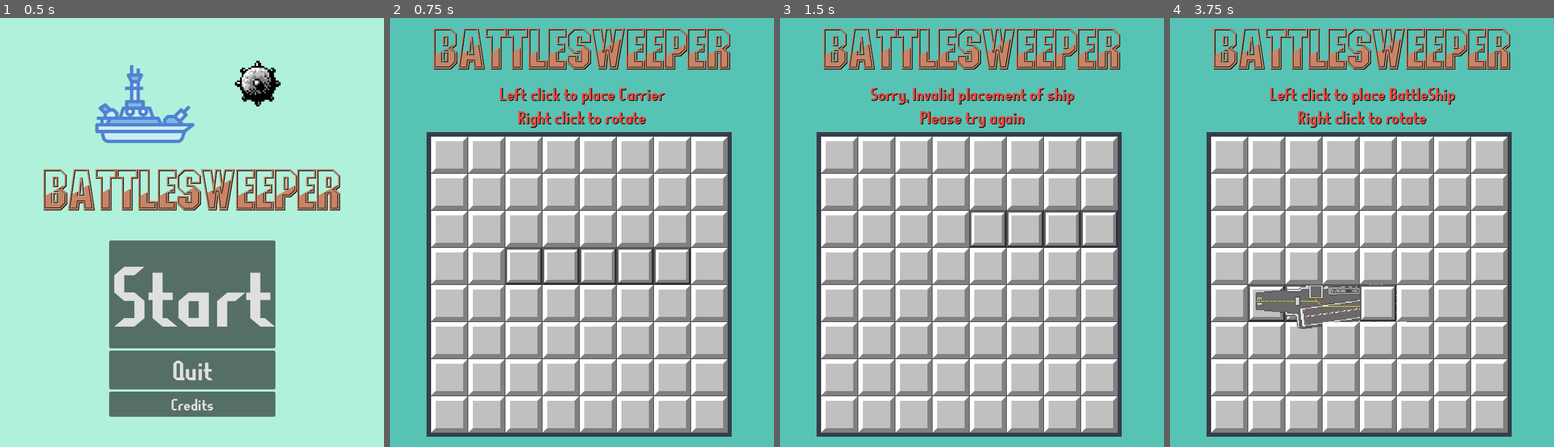
Above: before the commit, frames 1-4 (left to right).
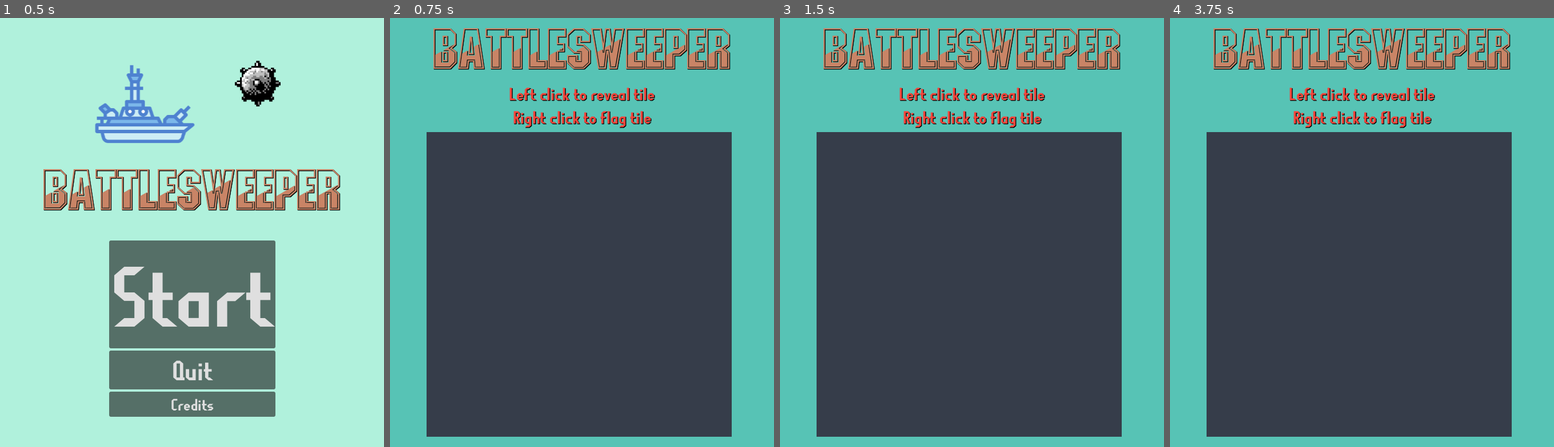
Above: after the commit, the same moments.

Repository: OverTimeChaos/BattleSweeper
Game: Godot game, scene res://Codes and Screens/TitleScreen.tscn
Two runs of this game, one before a commit and one after it. Both use one fixed random seed, a clock stepped at 60 frames per second and the inputs below.
Inputs (mouse positions are in pixels of both pictures, inside the frame that each line leads up to):
- Up to frame 1 (0.5 s): no input
- Up to frame 2 (0.75 s): click "Start" at 0.5 s
- Up to frame 3 (1.5 s): tap Enter (Enter) at 1.25 s; move the mouse to (1056, 211) at 1.27 s; press the mouse at (1056, 211) at 1.28 s
- Up to frame 4 (3.75 s): right-click (1446, 211) at 1.55 s; tap Enter (Enter) at 2, 2.75, 2.85, 3.5 s; move the mouse to (1285, 253) at 2.02 s; release the mouse at (1285, 253) at 2.03 s; right-click (1285, 253) at 2.1 s; click (1285, 253) at 2.3 s; move the mouse to (1400, 138) at 2.77 s; hold Right mouse button (RightClick) 2.78-3.53 s; click (1400, 138) at 2.92 s; move the mouse to (1342, 318) at 3.52 s; click (1342, 318) at 3.6 s

Frame 1 is identical in both runs. In frame 2, 53% of the frame differs, in the area x 10-88%, y 16-97%; in frame 3, 54%; in frame 4, 54%.
Error after the commit: Parse Error: Expected closing ")" after call arguments. (res://Codes)

Commit message:
switch

Diff:
--- a/Godot project/Codes and Screens/Carrier.gd
+++ b/Godot project/Codes and Screens/Carrier.gd
@@ -1,10 +1,7 @@
 extends Node2D
 
 # Called every frame. 'delta' is the elapsed time since the previous frame.
-func _ready ():
-	StandAlone.BeginGame()
 func _process(delta): #corrects the spirtes of the ship every frame
-
 	$BoxContainer/Front.frame = StandAlone.carrier[0]
 	$BoxContainer/Middle.frame = StandAlone.carrier[1]
 	$BoxContainer/Middle2.frame = StandAlone.carrier[2]
--- a/Godot project/Codes and Screens/HUDComplete.gd
+++ b/Godot project/Codes and Screens/HUDComplete.gd
@@ -3,7 +3,7 @@
 
 # Called when the node enters the scene tree for the first time.
 func _ready():
-	StandAlone.PlayerScore += 1 #adds one to the PlayerScore everytime the level is complete
+	StandAlone.PlayerScore +=  1 #adds one to the PlayerScore everytime the level is complete
 	$VBoxContainer/HBoxContainer/Number.text = str(StandAlone.PlayerScore)
 # Called every frame. 'delta' is the elapsed time since the previous frame.
 func _process(delta):
@@ -11,5 +11,5 @@
 
 #starts the level
 func _on_start_button_pressed():
+	StandAlone.LevelReset() #Resets some values and begins the level anew
 	get_tree().change_scene_to_file("res://Codes and Screens/MainGame.tscn") #Swtiches to the main game screen
-	StandAlone.LevelReset() #Resets some values and begins the level anew
--- a/Godot project/Codes and Screens/Mechanics.gd
+++ b/Godot project/Codes and Screens/Mechanics.gd
@@ -11,7 +11,8 @@
 var occupied  = 0
 var hovered = false
 var rotating = false
-var pn = 0 # which ship is currently being selected (Carrier,Battleship,Cruiser,Submarine,Destroyer) in order
+var shipnumber = 0 # which ship is currently being selected (Carrier,Battleship,Cruiser,Submarine,Destroyer) in order
+var tilenumber = 0
 var mouseinside = false
 const placing = "placing"
 const default = "default"
@@ -20,6 +21,7 @@
 
 #Calls when the scene is opened
 func _ready():
+
 	Input.warp_mouse(Vector2(361,434))
 	Events.NodePosition.connect(Nodepostioned) #connects a signal that reports the nodes position
 	#Spreads the tiles evenly per 65px from left corner of MineSpace rect
@@ -29,7 +31,9 @@
 			t.position = Vector2(r, c)*65
 			add_child(t)
 	tiles = get_children()
+
 	StandAlone.ShipPlacement = true
+
 
 func _process(delta):
 	if StandAlone.ShipPlacement == true and StandAlone.interact == true:
@@ -60,9 +64,9 @@
 	var offsets = []
 	var occupiedchecking = [] # checks for if the occupied value is on a tile
 	nodes = [] #array of nodes
-	if pn < 5 and StandAlone.arrayShips[pn].count(1) > 0 :
-		Events.emit_signal("EventTrigger",placing,StandAlone.ships[pn])
-		offsets =  StandAlone.shipoffersetter(pn,rotating) #grabs offsets
+	if shipnumber < 5 and StandAlone.arrayShips[shipnumber].count(1) > 0 :
+		Events.emit_signal("EventTrigger",placing,StandAlone.ships[shipnumber])
+		offsets =  StandAlone.shipoffersetter(shipnumber,rotating) #grabs offsets
 		nodes.append(noded)
 		for offset in offsets: #highlights the nodes
 			for tile in tiles:
@@ -74,11 +78,17 @@
 			for node in nodes:
 				occupiedchecking.append(node.IsOccupied)
 			occupied = occupiedchecking.count(true)
-			if occupied == 0 and  len(occupiedchecking)== len(StandAlone.arrayShips[pn]): #prevents invalid placements
+			if occupied == 0 and  len(occupiedchecking)== len(StandAlone.arrayShips[shipnumber]): #prevents invalid placements
+				tilenumber = 0
 				for node in nodes:
 					node.IsOccupied = true
-					noded.tilespriter(pn,rotating)
-				pn += 1
+					while tilenumber < len(StandAlone.arrayShips[shipnumber]:
+						match tilenumber:
+							0,1,:
+								round()
+				noded.tilespriter(shipnumber,rotating)
+				move_child(noded,-1)
+				shipnumber += 1
 			else:
 				Events.emit_signal("EventTrigger",invalid,null)
 				StandAlone.interact =  false
@@ -91,12 +101,13 @@
 				rotating = true
 			else:
 				rotating = false
-	elif pn == 5: # sets the mines
+
+	elif shipnumber == 5: # sets the mines
 		Events.emit_signal("EventTrigger",default,null)
 		SetMines() #sets mines after all ships are placed
 		StandAlone.ShipPlacement = false
 	else:
-		pn += 1
+		shipnumber += 1
 
 
 # function to hide Covered sprite on tiles
--- a/Godot project/Codes and Screens/StandAlone.gd
+++ b/Godot project/Codes and Screens/StandAlone.gd
@@ -34,11 +34,14 @@
 var ShipPlacement = false
 
 #Variable used to save scores
-var PlayerScore = 10001
+var PlayerScore = 0
 
 
 #tile variables
 var interact = true
+
+var firstleveldone = false
+
 #Set values at the start
 func BeginGame():
 	carrier = [1,1,1,1,1]
@@ -53,7 +56,7 @@
 	ShipParts = 17
 	MineFlagged = 0
 	TilesRemain = 64-(MineNumber+ShipParts)
-	TilesUncovered = 0-(ShipParts)
+	TilesUncovered = 0
 	Complete = false
 	GameOver = false
 	PlayerScore = 0
@@ -66,7 +69,7 @@
 	ShipParts = 17
 	MineFlagged = 0
 	TilesRemain = 64-(MineNumber+ShipParts)
-	TilesUncovered = 0-(ShipParts)
+	TilesUncovered = 0
 	Complete = false
 
 
--- a/Godot project/Codes and Screens/Tile.gd
+++ b/Godot project/Codes and Screens/Tile.gd
@@ -21,42 +21,43 @@
 
 
 func uncover(): #function for uncovering a tile
-	if Flagged == false and Covered == true: #if the tile is not flagged and a cover exists, player can uncover tile
-		$Covered.hide() #hides the "Covered" sprite
-
-		if IsMine == true: #if the tile is a mine, the mine will explode creating a radius
-			Covered = false
-			Events.emit_signal("EventTrigger",boom,null)  #changes text to explosion message
-			await get_tree().create_timer(1.0).timeout # shows the mine before it mine explosion frame
-			StandAlone.MineNumber -= 1
-			$Mine.hide()
-			explode()
-			for tile in GetSurroundings(): #calls the GetSurroundings function to found the Surroundings mines
-				tile.explode()
-			await get_tree().create_timer(1.0).timeout # shows the mine before it mine explosion frame
-			Events.emit_signal("EventTrigger", default,null) #sets it back to default message
-			$Numbers.set_frame(9)
-
-		elif IsMine == false: #if the tile is not a mine, the game proceeds
-			StandAlone.TilesUncovered += 1 #adds 1 to tiles opened for completion condition
-			Covered = false #Removes the "Covered" sprite
-
-
-			var SurroundMineCount = 0 #displays the number of bombs around the uncovered tile in a 1 tile radius
-			for tile in GetSurroundings(): #calls the GetSurroundings function to found the Surroundings mines
-				if tile.IsMine:
-					SurroundMineCount += 1 #varibale used to assign uncovered tile texture
-			if SurroundMineCount > 0: #if there is a mine touching
-				$Numbers.set_frame(SurroundMineCount) # Set the right number texture for amount of mines touching
-			else:
-				for tile in GetSurroundings():
-					if tile.Covered:
-						#uncovers tiles that don't have tocuhing mines to save the player from serprate uncovering each non mine touching tile
-						tile.uncover()
-
-		#Completion condition. If mines needed to be flagged have been flagged or tiles to be opened have been opened
-		if StandAlone.MineFlagged == StandAlone.MineNumber or StandAlone.TilesUncovered == StandAlone.TilesRemain:
-			get_tree().change_scene_to_file("res://Codes and Screens/CompleteScreen.tscn") #Swtiches to the complete level screen
+	if IsOccupied == false:
+		if Flagged == false and Covered == true: #if the tile is not flagged and a cover exists, player can uncover tile
+			$Covered.hide() #hides the "Covered" sprite
+
+			if IsMine == true: #if the tile is a mine, the mine will explode creating a radius
+				Covered = false
+				Events.emit_signal("EventTrigger",boom,null)  #changes text to explosion message
+				await get_tree().create_timer(1.0).timeout # shows the mine before it mine explosion frame
+				StandAlone.MineNumber -= 1
+				$Mine.hide()
+				explode()
+				for tile in GetSurroundings(): #calls the GetSurroundings function to found the Surroundings mines
+					tile.explode()
+				await get_tree().create_timer(1.0).timeout # shows the mine before it mine explosion frame
+				Events.emit_signal("EventTrigger", default,null) #sets it back to default message
+				$Numbers.set_frame(9)
+
+			elif IsMine == false: #if the tile is not a mine, the game proceeds
+				StandAlone.TilesUncovered += 1 #adds 1 to tiles opened for completion condition
+				Covered = false #Removes the "Covered" sprite
+
+
+				var SurroundMineCount = 0 #displays the number of bombs around the uncovered tile in a 1 tile radius
+				for tile in GetSurroundings(): #calls the GetSurroundings function to found the Surroundings mines
+					if tile.IsMine:
+						SurroundMineCount += 1 #varibale used to assign uncovered tile texture
+				if SurroundMineCount > 0: #if there is a mine touching
+					$Numbers.set_frame(SurroundMineCount) # Set the right number texture for amount of mines touching
+				else:
+					for tile in GetSurroundings():
+						if tile.Covered:
+							#uncovers tiles that don't have tocuhing mines to save the player from serprate uncovering each non mine touching tile
+							tile.uncover()
+
+			#Completion condition. If mines needed to be flagged have been flagged or tiles to be opened have been opened
+			if StandAlone.MineFlagged == StandAlone.MineNumber or StandAlone.TilesUncovered == StandAlone.TilesRemain:
+				get_tree().change_scene_to_file("res://Codes and Screens/CompleteScreen.tscn") #Swtiches to the complete level screen
 
 
 func GetSurroundings(): #function for getting a tile's surroundings for neighbouring mines
@@ -82,42 +83,43 @@
 
 func ToggleFlag(): #function for toggling on and off a flag on a tile
 #Primary check for if tile is still covered
-	if Covered:
-
-		#if the tile is not flagged, flag the tile
-		if Flagged == false:
-			$Flag.show()
-			Flagged = true
-
-				# if the unflagged tile does not contain a mine, remove 1 to MineFlagged for completion condition
-			if IsMine == false:
-				StandAlone.MineFlagged -= 1
-
-			#if the flagged tile contains a mine, adds 1 to MineFlagged for complete condition
-			if IsMine== true:
-				StandAlone.MineFlagged += 1
-
-			#Check if player has completed the level. Complete condition
-			if StandAlone.MineFlagged == StandAlone.MineNumber or StandAlone.TilesUncovered == StandAlone.TilesRemain:
-					get_tree().change_scene_to_file("res://Codes and Screens/CompleteScreen.tscn") #Swtiches to the complete level screen
-
-		#If the tile is already flagged, unflag the tile
-		elif Flagged == true:
-			$Flag.hide()
-
-			# if the unflagged tile does not contain a mine, add 1 to MineFlagged for completion condition
-			if IsMine == false:
-				StandAlone.MineFlagged += 1
+	if IsOccupied == false:
+		if Covered:
+
+			#if the tile is not flagged, flag the tile
+			if Flagged == false:
+				$Flag.show()
+				Flagged = true
+
+					# if the unflagged tile does not contain a mine, remove 1 to MineFlagged for completion condition
+				if IsMine == false:
+					StandAlone.MineFlagged -= 1
+
+				#if the flagged tile contains a mine, adds 1 to MineFlagged for complete condition
+				if IsMine== true:
+					StandAlone.MineFlagged += 1
+
+				#Check if player has completed the level. Complete condition
 				if StandAlone.MineFlagged == StandAlone.MineNumber or StandAlone.TilesUncovered == StandAlone.TilesRemain:
 						get_tree().change_scene_to_file("res://Codes and Screens/CompleteScreen.tscn") #Swtiches to the complete level screen
-			#if the unflagged tile contains a mine, remove 1 to MineFlagged for completion condition
-			if IsMine == true:
-				StandAlone.MineFlagged -= 1
-			Flagged = false
-		#secondary check if the cover is still on the tile
-		#if the cover has already been uncovered, the code will do nothing thus the input will do nothing
-		elif Covered == false:
-			pass
+
+			#If the tile is already flagged, unflag the tile
+			elif Flagged == true:
+				$Flag.hide()
+
+				# if the unflagged tile does not contain a mine, add 1 to MineFlagged for completion condition
+				if IsMine == false:
+					StandAlone.MineFlagged += 1
+					if StandAlone.MineFlagged == StandAlone.MineNumber or StandAlone.TilesUncovered == StandAlone.TilesRemain:
+							get_tree().change_scene_to_file("res://Codes and Screens/CompleteScreen.tscn") #Swtiches to the complete level screen
+				#if the unflagged tile contains a mine, remove 1 to MineFlagged for completion condition
+				if IsMine == true:
+					StandAlone.MineFlagged -= 1
+				Flagged = false
+			#secondary check if the cover is still on the tile
+			#if the cover has already been uncovered, the code will do nothing thus the input will do nothing
+			elif Covered == false:
+				pass
 
 func explode(): #shows the explosion sprite
 	Exploded = true #sets tile to exploded so that if ship part is on exploded it will damage the ship part
@@ -151,41 +153,71 @@
 	if bool == false:
 		$Covered.set_frame(0) #As the mouses unohoveres over a tile it changes to indicate that the tile is not being selected
 
-func tilespriter(ship,rotate):
+func tilespriter(ship,rotating):
+	var turn = randi_range(0,1)
 	match ship:
 		0:
-			if rotate == true:
-				$Carrier.rotation = 90
+			if rotating == true:
+				if turn == 1:
+					$Carrier.rotation_degrees = 270
+				else:
+					$Carrier.rotation_degrees = 90
+			else:
+				if turn == 1:
+					$Carrier.rotation_degrees = 180
 			$Carrier.show()
 		1:
-			if rotate == true:
-				$BattleShip.rotation = 90
+			if rotating == true:
+				if turn == 1:
+					$BattleShip.rotation_degrees  = 270
+				else:
+					$BattleShip.rotation_degrees  = 90
 				$BattleShip.position = Vector2(103.145,203.66)
+			else:
+				if turn == 1:
+					$BattleShip.rotation_degrees  = 180
 			$BattleShip.show()
 		2:
-			if rotate == true:
-				$Cursier.rotation = 90
-
+			if rotating == true:
+				if turn == 1:
+					$Cursier.rotation_degrees = 270
+				else:
+					$Cursier.rotation_degrees = 90
+			else:
+				if turn == 1:
+					$Cursier.rotation_degrees = 180
 			$Cursier.show()
 		3:
-			if rotate == true:
-				$Submarine.rotation = 90
+			if rotating == true:
+				if turn == 1:
+					$Submarine.rotation_degrees = 270
+				else:
+					$Submarine.rotation_degrees = 90
+			else:
+				if turn == 1:
+					$Submarine.rotation_degrees = 180
 			$Submarine.show()
 		4:
-			if rotate == true:
-				$Destoryer.rotation = 90
-				$Destoryer.position = Vector2(105,205)
+			if rotating == true:
+				if turn == 1:
+					$Destoryer.rotation_degrees  = 270
+				else:
+					$Destoryer.rotation_degrees  = 90
+				$Destoryer.position = Vector2(103,208)
+			else:
+				if turn == 1:
+					$Destoryer.rotation_degrees  = 180
 			$Destoryer.show()
 
 func _on_control_mouse_entered():
 	if StandAlone.ShipPlacement == true and StandAlone.interact == true:
 		Events.emit_signal("NodePosition",self,position)
-	elif StandAlone.ShipPlacement == false:
+	elif StandAlone.ShipPlacement == false and IsOccupied == false :
 		$Covered.set_frame(1) #As the mouses hovers over a tile it changes to indicate that the tile is being selected
 func _on_control_mouse_exited():
 	if StandAlone.ShipPlacement == true and StandAlone.interact == true:
 		Events.emit_signal("NodePosition",self,position)
-	elif StandAlone.ShipPlacement == false:
+	elif StandAlone.ShipPlacement == false and IsOccupied == false:
 		$Covered.set_frame(0)#As the mouses leaves the tile it changes to indicate that the tile is not being selected
 
 
--- a/Godot project/Codes and Screens/Tile.tscn
+++ b/Godot project/Codes and Screens/Tile.tscn
@@ -119,7 +119,7 @@
 
 [node name="BattleShip" parent="." instance=ExtResource("18_256f5")]
 visible = false
-position = Vector2(58.265, 237.705)
+position = Vector2(70, 237.705)
 
 [node name="Cursier" parent="." instance=ExtResource("19_umk8m")]
 visible = false
@@ -131,7 +131,8 @@
 
 [node name="Destoryer" parent="." instance=ExtResource("21_nae0y")]
 visible = false
-position = Vector2(105, 205)
+position = Vector2(72, 238)
+scale = Vector2(0.9, 0.9)
 
 [connection signal="gui_input" from="Control" to="." method="_on_control_gui_input"]
 [connection signal="mouse_entered" from="Control" to="." method="_on_control_mouse_entered"]
--- a/Godot project/Codes and Screens/thanks.gd
+++ b/Godot project/Codes and Screens/thanks.gd
@@ -11,6 +11,7 @@
 Toxic Monster
 kukiric
 mindfaq
+ms_e
 The Godot Cafe Discord Community
 Sprites
 Lowder2
Not shown, changed: James Fan - Assessment 3_ Major Project.docx
